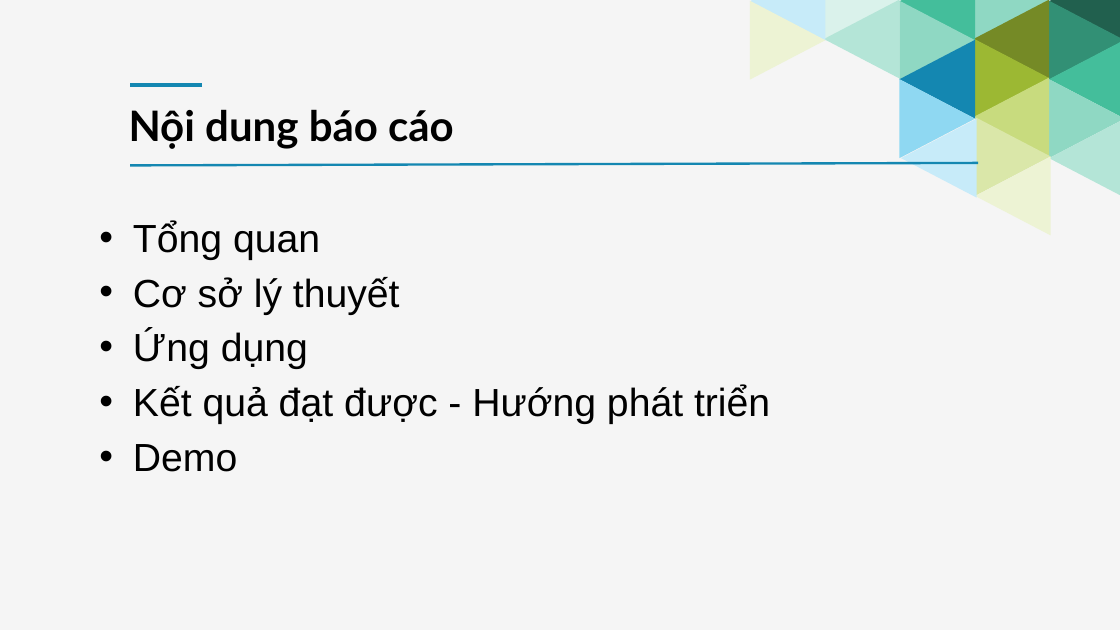
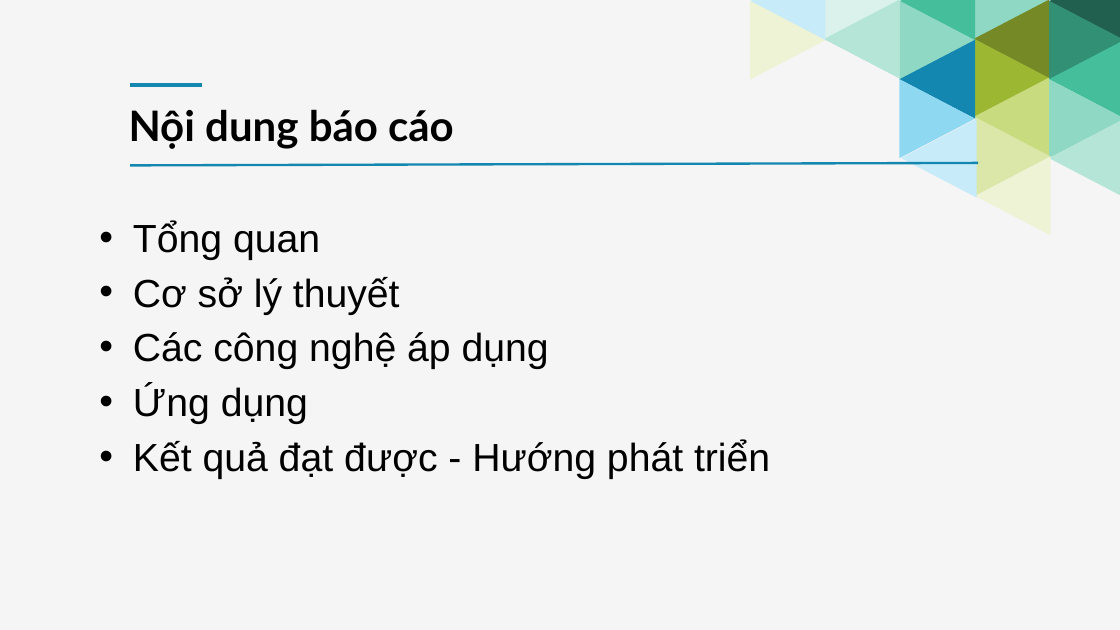
Before and after one commit to HaiUIT-zz/Price-Compare-System, a slide deck: slide 3 of presentation/final-file-present/Report-Project-14012018.pptx. Drawn at 1120x630 pixels with LibreOffice and Linux fonts; fonts in the diff are those of the drawing. Boxes give left, top, right and bottom in pixels: in the first picture for what was removed or moved away, otherwise in the second. Text is boxed around its words. In the diff, an @@ line names an element or a change of style, - is before the commit and + after.

```diff
--- a/presentation/final-file-present/Report-Project-14012018.pptx
+++ b/presentation/final-file-present/Report-Project-14012018.pptx
@@ text at [133, 332, 549, 369]: paragraph added @@
+• Các công nghệ áp dụng
@@ text at [133, 444, 238, 472]: paragraph removed @@
-• Demo
```
Also in this commit, not shown: 9 other slides changed, 1 slide removed, 8 other files.
